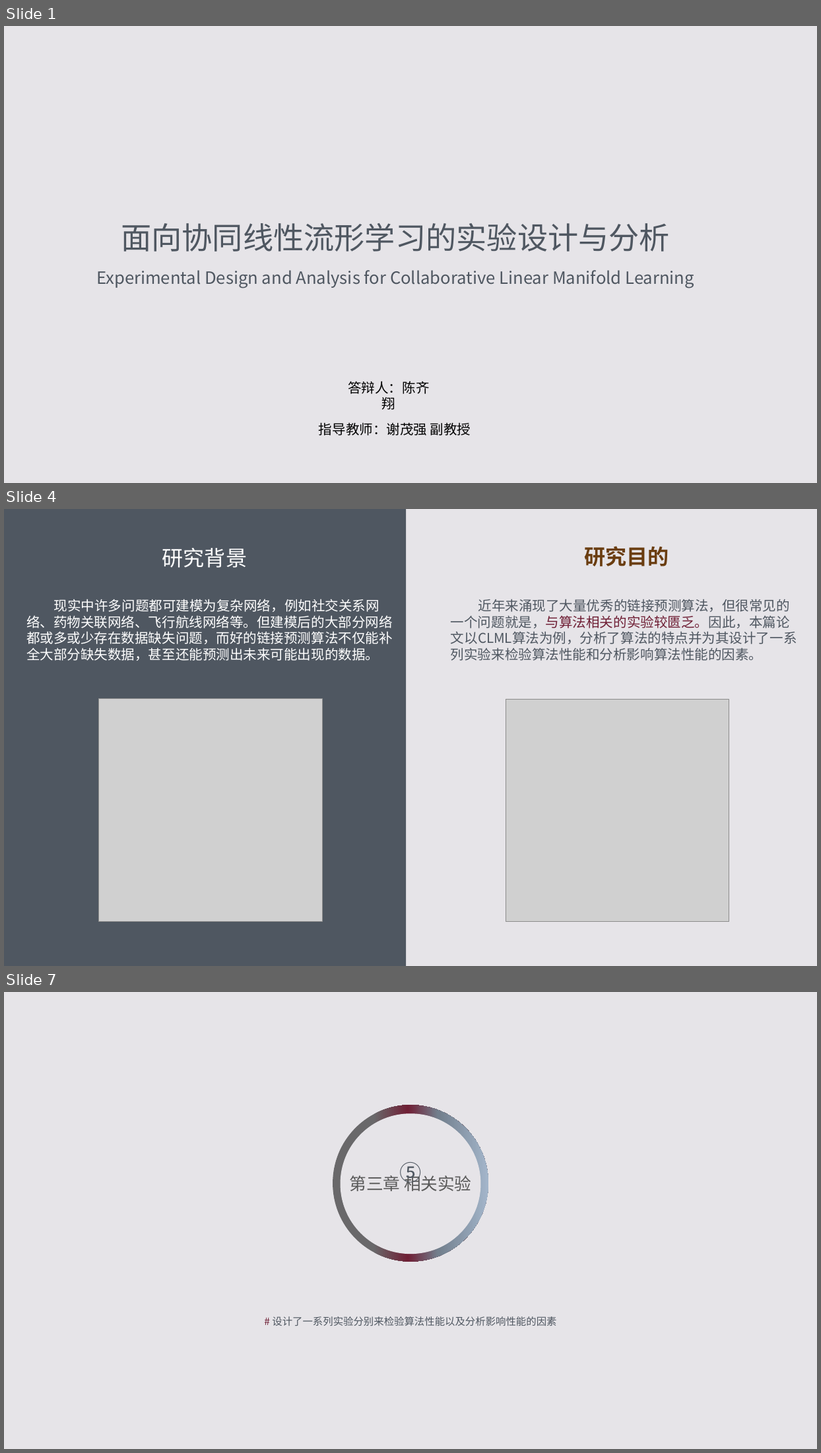
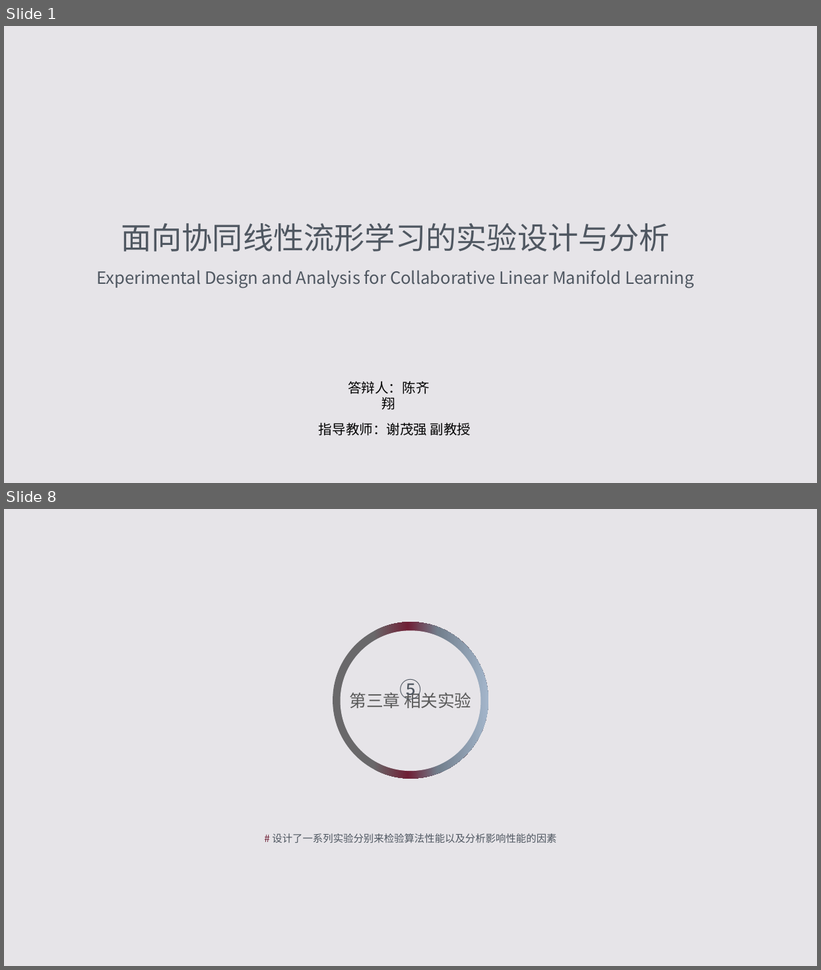
Before and after one commit to NKcqx/NKUBachelorThesis, a slide deck: 答辩/正式答辩_陈齐翔.pptx. Shown one above the other, each under a label of ours: slides 1, 4 and 7 before the commit, slides 1 and 8 after it; the slides between them are not shown. The pictures are 821x1453 and 821x970 pixels, drawn with LibreOffice and Linux fonts; fonts in the diff are those of the drawing; grey boxes stand for pictures. Boxes give left, top, right and bottom in pixels: in the first picture for what was removed or moved away, otherwise in the second. Text is boxed around its words. In the diff, an @@ line names an element or a change of style, - is before the commit and + after.

```diff
--- a/答辩/正式答辩_陈齐翔.pptx
+++ b/答辩/正式答辩_陈齐翔.pptx
@@ slide 4 removed at (4,509,817,966), background #E6E4E8 @@
@@ rectangle removed at (4,509,406,966) @@
@@ text removed at (162,548,247,568) @@
-研究背景
@@ text removed at (584,546,669,566) @@
-研究目的
@@ text removed at (26,599,393,661) @@
-现实中许多问题都可建模为复杂网络，例如社交关系网络、药物关联网络、飞行航线网络等。但建模后的大部分网络都或多或少存在数据缺失问题，而好的链接预测算法不仅能补全大部分缺失数据，甚至还能预测出未来可能出现的数据。
@@ text removed at (451,599,797,661) @@
-近年来涌现了大量优秀的链接预测算法，但很常见的一个问题就是，与算法相关的实验较匮乏。因此，本篇论文以CLML算法为例，分析了算法的特点并为其设计了一系列实验来检验算法性能和分析影响算法性能的因素。
@@ picture removed at (99,699,322,922) @@
@@ picture removed at (506,699,729,921) @@
@@ what was slide 7 is now slide 8 @@
```
Also in this commit, not shown: 4 slides changed, 2 slides added, 30 other files.
